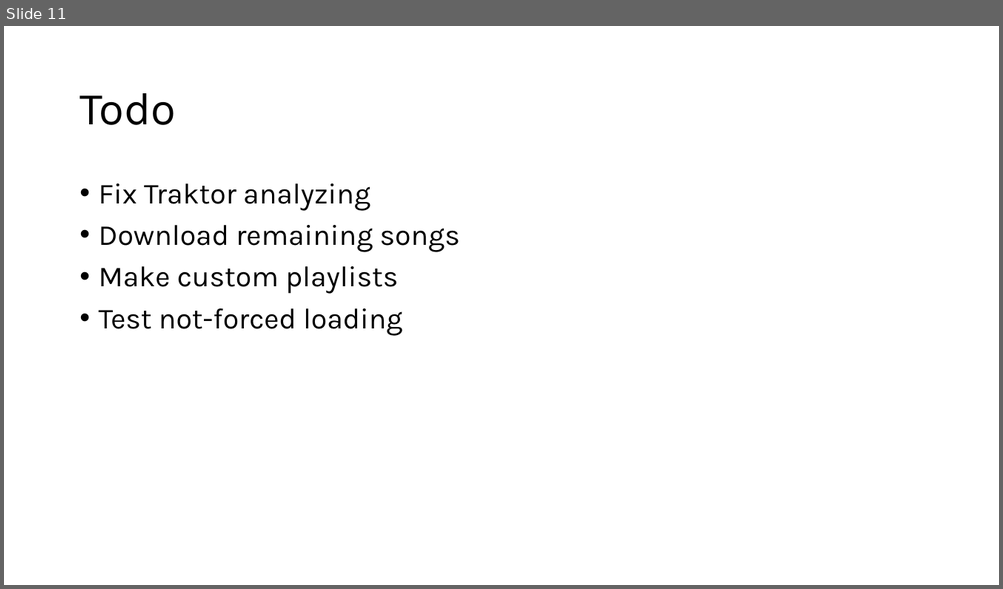
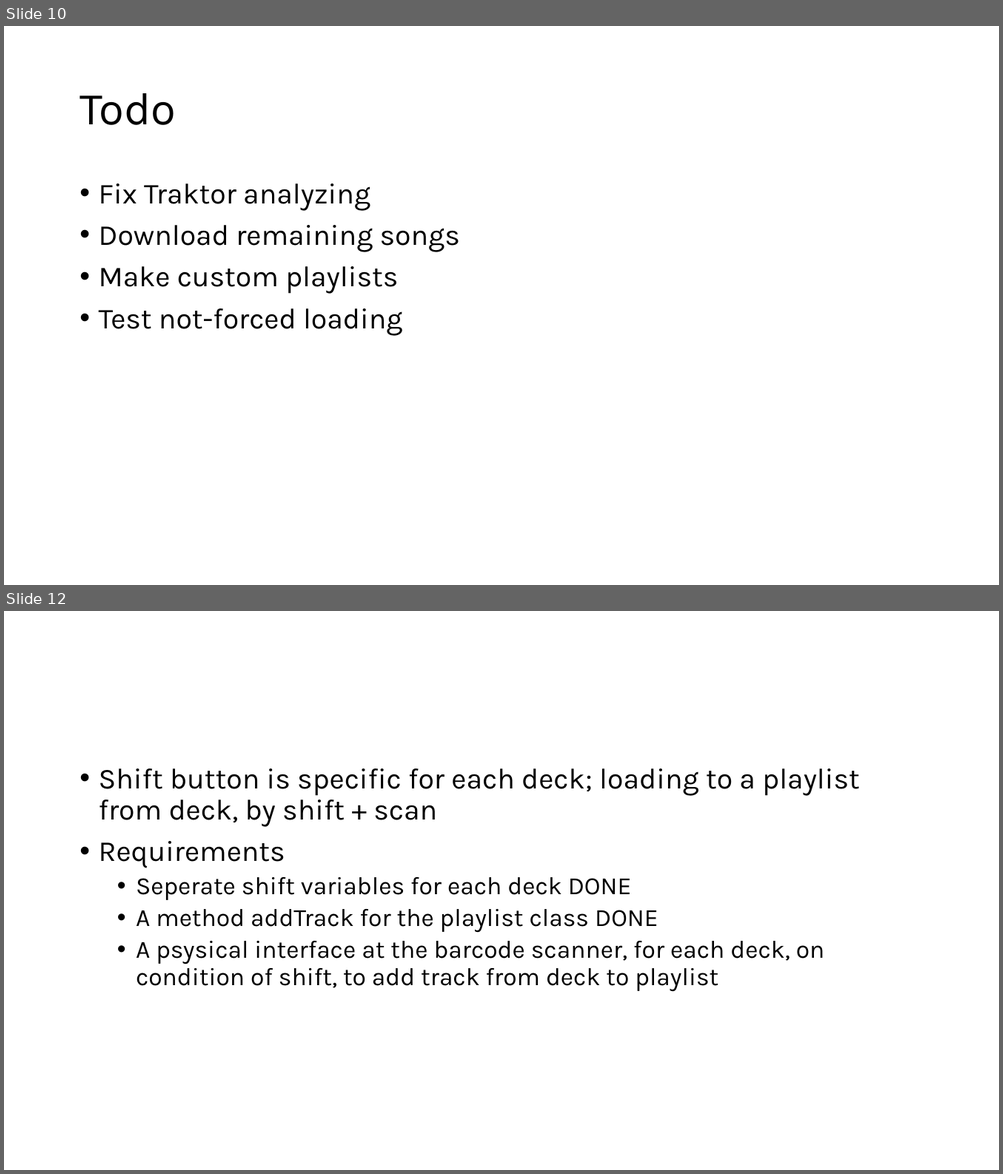
Before and after one commit to pier3100/SUDJ-peripheral, a slide deck: Design Log/Music Library.pptx. Shown one above the other, each under a label of ours: slide 11 before the commit, slides 10 and 12 after it; the slides between them are not shown. The pictures are 1003x589 and 1003x1174 pixels, drawn with LibreOffice and Linux fonts; fonts in the diff are those of the drawing. Boxes give left, top, right and bottom in pixels: in the first picture for what was removed or moved away, otherwise in the second. Text is boxed around its words. In the diff, an @@ line names an element or a change of style, - is before the commit and + after.

Commit message:
wrapping op custom playlists, with a bug fix for generating compileStrings

```diff
--- a/Design Log/Music Library.pptx
+++ b/Design Log/Music Library.pptx
@@ slide 12 added at box(4, 611, 999, 1170), background #FFFFFF @@
@@ text added at box(99, 769, 859, 991), 24 pt, text #000000 @@
+• Shift button is specific for each deck; loading to a playlist from deck, by shift + scan
+• Requirements
+  • Seperate shift variables for each deck DONE
+  • A method addTrack for the playlist class DONE
+  • A psysical interface at the barcode scanner, for each deck, on condition of shift, to add track from deck to playlist
@@ what was slide 11 is now slide 10 @@
```
Also in this commit, not shown: 1 slide changed, 2 other slides added, 1 slide removed, 11 other files.
